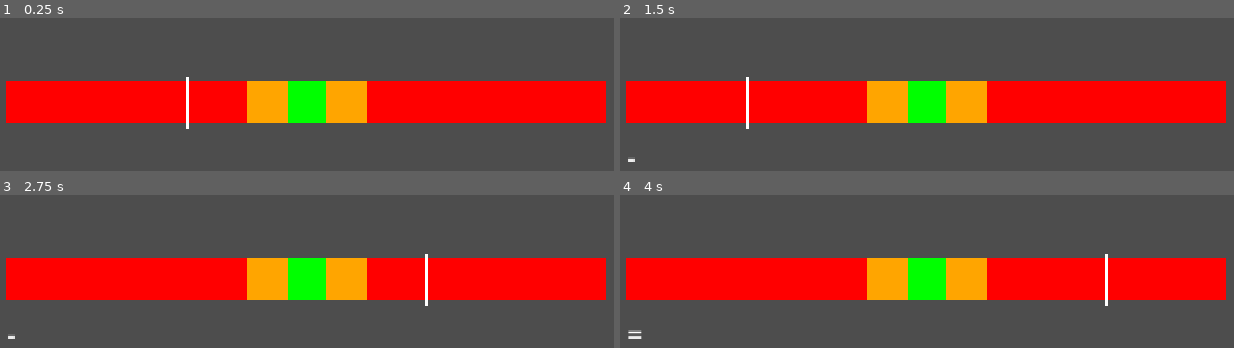
Above: before the commit, frames 1-4 (two rows, left to right).
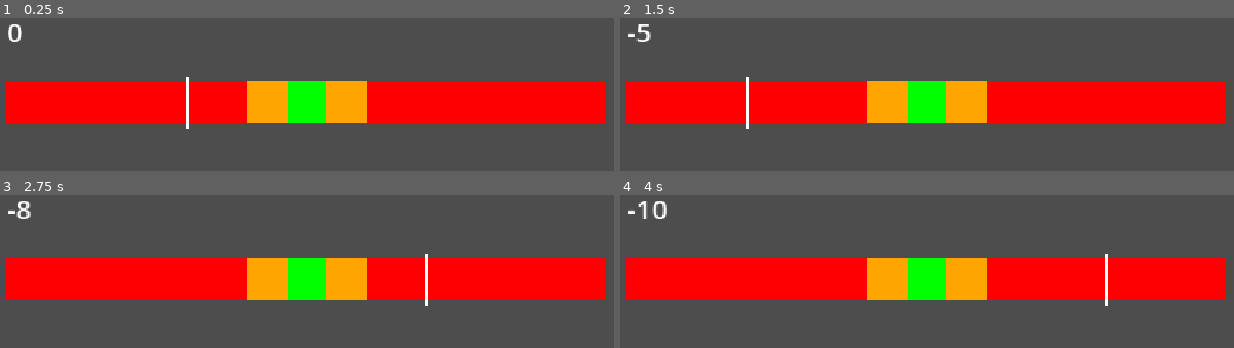
Above: after the commit, the same moments.

Repository: molive6316github/lil-pushup-dude
Game: Godot game, scene res://node_2d.tscn
Same seed, same stepped clock (60 frames per second), same inputs: the game is played once before the commit and once after it.
Inputs (mouse positions are in pixels of both pictures, inside the frame that each line leads up to):
- Up to frame 1 (0.25 s): no input
- Up to frame 2 (1.5 s): tap Enter (ui_accept) at 0.5, 1.35 s; move the mouse to (1105, 59) at 0.52 s; hold Enter (ui_accept) 0.53-1.28 s; click (1105, 59) at 0.67 s; move the mouse to (767, 105) at 1.27 s; click (767, 105) at 1.42 s
- Up to frame 3 (2.75 s): tap Enter (ui_accept) at 1.52, 1.82 s; move the mouse to (outside the picture) at 2.02 s; hold Enter (ui_accept) from 2.03 s (still down); click (outside the picture) at 2.17 s
- Up to frame 4 (4 s): move the mouse to (outside the picture) at 2.77 s; release Enter (ui_accept) at 2.78 s; tap Enter (ui_accept) at 2.85, 3.02, 3.32 s; click (outside the picture) at 2.92 s; move the mouse to (1166, 326) at 3.52 s; hold Enter (ui_accept) from 3.53 s (still down); click (1166, 326) at 3.67 s

The runs differ from the first frame. In frame 1, 0.2% of the frame differs, in the area x 1-4%, y 3-16%; in frame 2, 0.2%; in frame 3, 0.2%; in frame 4, 0.4%, in the area x 1-8%, y 3-95%.

Commit message:
size and win
it now gets bigger and when you fill it it congrats you

Diff:
--- a/control.gd
+++ b/control.gd
@@ -7,35 +7,51 @@
 var speed := 1.2
 var green_half := 0.03
 var yellow_half := 0.10
+var score := 0
+var won := false
 
 func _ready():
 	label.add_theme_font_size_override("font_size", 40)
-	label.text = ""
+	label.text = "0"
 
 func _process(delta):
-	pos += dir * speed * delta
-	if pos >= 1.0: pos = 1.0; dir = -1.0
-	if pos <= 0.0: pos = 0.0; dir = 1.0
+	if not won:
+		pos += dir * speed * delta
+		if pos >= 1.0: pos = 1.0; dir = -1.0
+		if pos <= 0.0: pos = 0.0; dir = 1.0
 	var w := size.x * 0.75
-	label.position = Vector2((size.x - w) / 2.0, size.y * 0.5 + 80)
+	var x := (size.x - w) / 2.0
+	label.position = Vector2(x, size.y * 0.5 - 100)
 	queue_redraw()
 
 func _input(e):
+	if won:
+		return
 	if (e is InputEventMouseButton and e.pressed) or e.is_action_pressed("ui_accept"):
 		var d = abs(pos - 0.5)
 		if d <= green_half:
-			label.text = "+"
-		elif d <= yellow_half:
-			label.text = "="
+			score += 1
+			if score >= 0:
+				green_half += 0.005
+				yellow_half += 0.01
+		elif d > yellow_half:
+			score -= 1
+			green_half = max(0.03, green_half - 0.002)
+			yellow_half = max(0.10, yellow_half - 0.004)
+		if score >= 100:
+			won = true
+			label.text = "congrats you are win"
 		else:
-			label.text = "-"
+			label.text = str(score)
 
 func _draw():
 	var w := size.x * 0.75
 	var x := (size.x - w) / 2.0
 	var y := size.y * 0.5
 	var h := 60.0
+	var yh: float = min(yellow_half, 0.5)
+	var gh: float = min(green_half, 0.5)
 	draw_rect(Rect2(x, y, w, h), Color.RED)
-	draw_rect(Rect2(x + (0.5 - yellow_half) * w, y, yellow_half * 2.0 * w, h), Color.ORANGE)
-	draw_rect(Rect2(x + (0.5 - green_half) * w, y, green_half * 2.0 * w, h), Color.GREEN)
+	draw_rect(Rect2(x + (0.5 - yh) * w, y, yh * 2.0 * w, h), Color.ORANGE)
+	draw_rect(Rect2(x + (0.5 - gh) * w, y, gh * 2.0 * w, h), Color.GREEN)
 	draw_rect(Rect2(x + pos * w - 2, y - 8, 4, h + 16), Color.WHITE)
